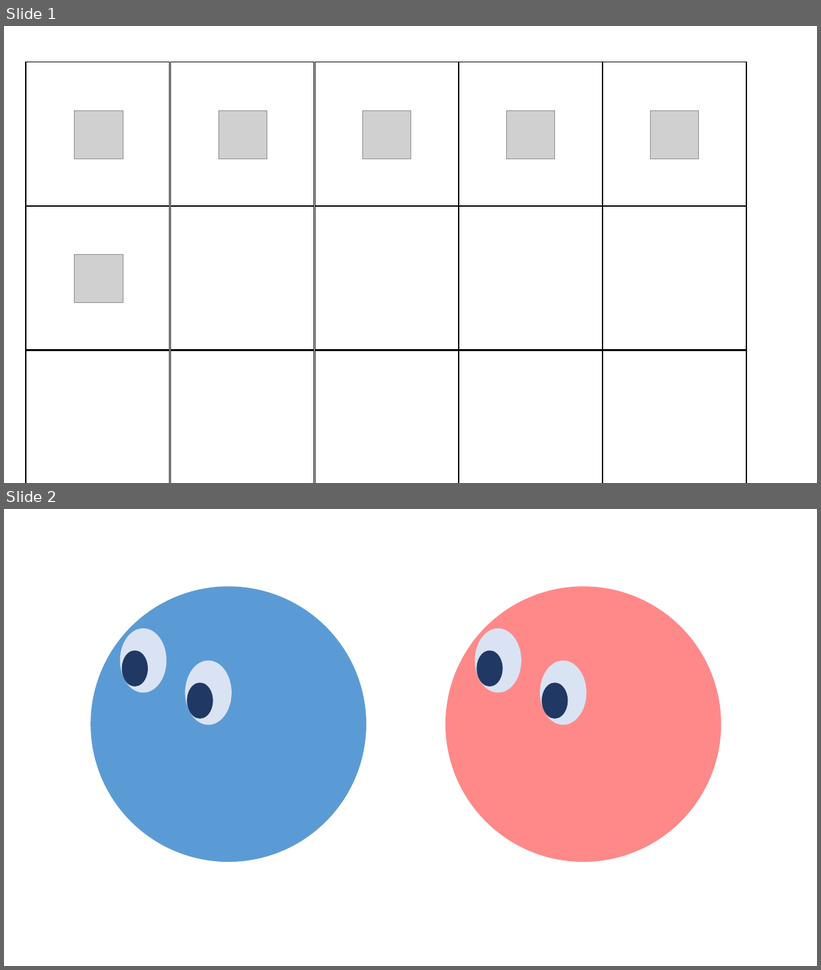
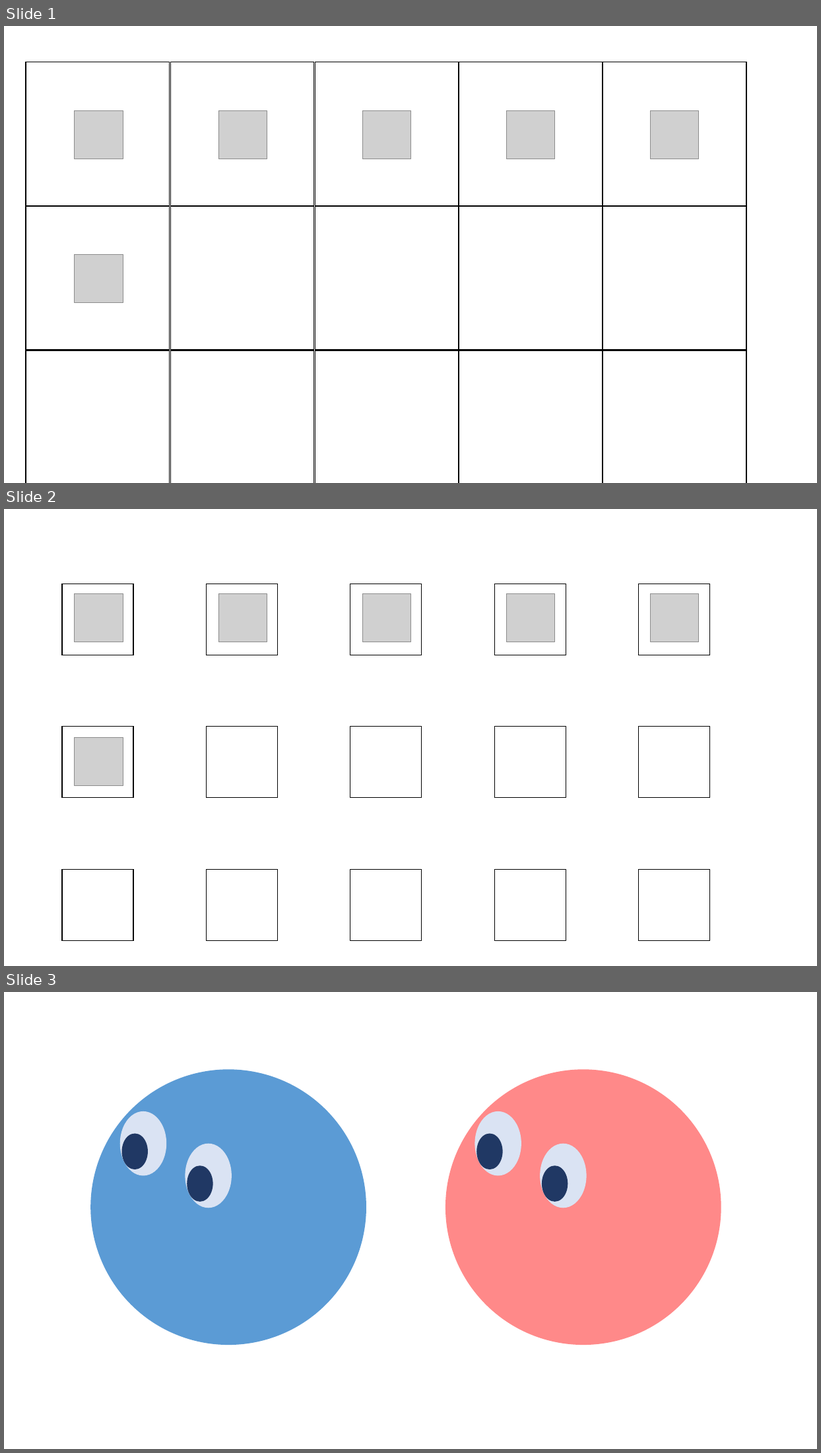
Before and after one commit to TT-3-14159265358979323846264338/towerdefense2, a slide deck: soldier core.pptx. Shown one above the other, each under a label of ours: slides 1 and 2 before the commit, slides 1, 2 and 3 after it. The pictures are 821x970 and 821x1453 pixels, drawn with LibreOffice and Linux fonts; fonts in the diff are those of the drawing; grey boxes stand for pictures. Boxes give left, top, right and bottom in pixels: in the first picture for what was removed or moved away, otherwise in the second. Text is boxed around its words. In the diff, an @@ line names an element or a change of style, - is before the commit and + after.

```diff
--- a/soldier core.pptx
+++ b/soldier core.pptx
@@ slide 2 added at bbox=[4, 509, 817, 966], background #FFFFFF @@
@@ rectangle added at bbox=[62, 584, 133, 656], fill #FFFFFF, outline #000000 1 pt @@
@@ rectangle added at bbox=[207, 584, 278, 656], fill #FFFFFF, outline #000000 1 pt @@
@@ rectangle added at bbox=[350, 584, 422, 656], fill #FFFFFF, outline #000000 1 pt @@
@@ rectangle added at bbox=[494, 584, 566, 656], fill #FFFFFF, outline #000000 1 pt @@
@@ rectangle added at bbox=[639, 584, 710, 656], fill #FFFFFF, outline #000000 1 pt @@
@@ picture added at bbox=[75, 593, 123, 642] @@
@@ picture added at bbox=[218, 593, 267, 642] @@
@@ picture added at bbox=[362, 593, 411, 642] @@
@@ picture added at bbox=[507, 593, 555, 642] @@
@@ picture added at bbox=[651, 593, 699, 642] @@
@@ rectangle added at bbox=[62, 726, 133, 797], fill #FFFFFF, outline #000000 1 pt @@
@@ rectangle added at bbox=[207, 726, 278, 797], fill #FFFFFF, outline #000000 1 pt @@
@@ rectangle added at bbox=[350, 726, 422, 797], fill #FFFFFF, outline #000000 1 pt @@
@@ rectangle added at bbox=[494, 726, 566, 797], fill #FFFFFF, outline #000000 1 pt @@
@@ rectangle added at bbox=[639, 726, 710, 797], fill #FFFFFF, outline #000000 1 pt @@
@@ picture added at bbox=[75, 738, 123, 786] @@
@@ rectangle added at bbox=[62, 869, 133, 941], fill #FFFFFF, outline #000000 1 pt @@
@@ rectangle added at bbox=[207, 869, 278, 941], fill #FFFFFF, outline #000000 1 pt @@
@@ rectangle added at bbox=[350, 869, 422, 941], fill #FFFFFF, outline #000000 1 pt @@
@@ rectangle added at bbox=[494, 869, 566, 941], fill #FFFFFF, outline #000000 1 pt @@
@@ rectangle added at bbox=[639, 869, 710, 941], fill #FFFFFF, outline #000000 1 pt @@
@@ what was slide 2 is now slide 3 @@
```
Also in this commit, not shown: 1 other file.
